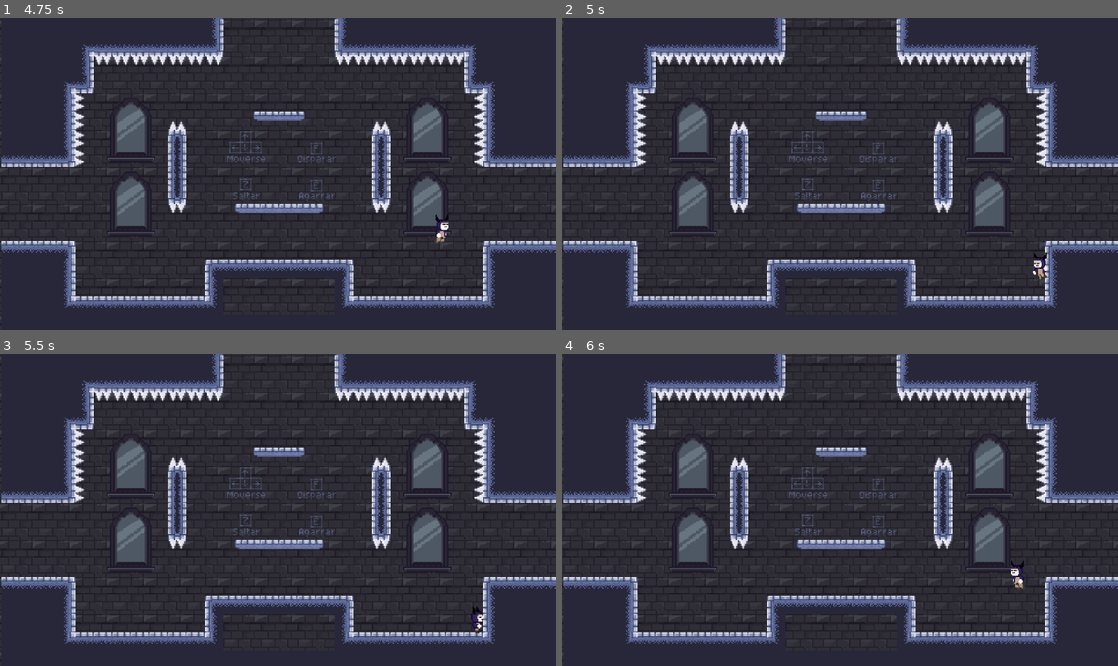
Above: before the commit, frames 1-4 (two rows, left to right).
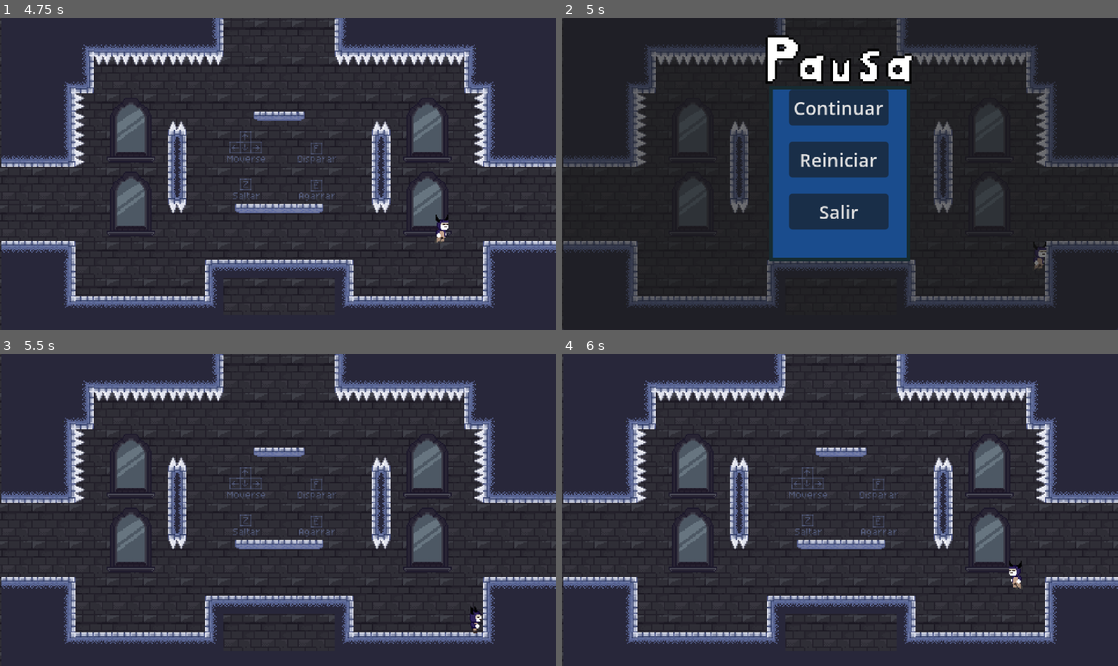
Above: after the commit, the same moments.

Repository: darwin712/RISE-UP
Game: Godot game, scene res://escenas/Menu/menu.tscn
The game is run twice, just before and just after one commit, with the same random seed, the same clock (stepped at 60 frames per second) and the same inputs.
Inputs (mouse positions are in pixels of both pictures, inside the frame that each line leads up to):
- Up to frame 1 (4.75 s): click "JUGAR" at 0.5 s; tap Enter at 1.25 s; hold Down (agacharse) 1.28-2.03 s; hold Right (Mover_derecha) 1.28-2.78 s; tap Z (Saltar) at 1.52, 2.27, 3.77, 4.52 s; tap Down (agacharse) at 2.1, 3.6 s; hold Left (Mover_izquierda) 2.78-3.53 s; hold Down (agacharse) 2.78-3.53 s; hold Right (Mover_derecha) from 3.53 s (still down); hold Down (agacharse) from 4.28 s (still down)
- Up to frame 2 (5 s): keep holding Right (Mover_derecha); keep holding Down (agacharse); tap Escape (ui_cancel) at 4.9 s
- Up to frame 3 (5.5 s): release Right (Mover_derecha) at 5 s; release Down (agacharse) at 5 s; click (278, 444) at 5 s, where only the run after the commit has a clickable "Continuar"
- Up to frame 4 (6 s): tap Space at 5.75 s; hold Left (Mover_izquierda) from 5.78 s (still down); tap Down (agacharse) at 5.85 s

Frame 1 is identical in both runs. In frame 2, 29% of the frame differs, in the area x 0-100%, y 0-97%; in frame 3, 0.1%; in frame 4, 0.1%.

Commit message:
Menu de pausa

Diff:
--- /dev/null
+++ b/escenas/reusos/Pausa.tscn
@@ -0,0 +1,74 @@
+[gd_scene format=3 uid="uid://og4bt3h8yx8u"]
+
+[ext_resource type="Script" uid="uid://x8fjk0m4a1i0" path="res://escenas/reusos/Scripts/pausaScript.gd" id="1_cl53r"]
+[ext_resource type="Texture2D" uid="uid://d7eh4yjentv3" path="res://assets/LetreroPausa.png" id="1_hh2ip"]
+
+[sub_resource type="StyleBoxFlat" id="StyleBoxFlat_4kxuq"]
+bg_color = Color(0.10073569, 0.29882237, 0.5523685, 1)
+border_width_left = 3
+border_width_top = 3
+border_width_right = 3
+border_width_bottom = 3
+border_color = Color(0.08824543, 0.16908234, 0.19103023, 1)
+
+[sub_resource type="StyleBoxFlat" id="StyleBoxFlat_mti6b"]
+bg_color = Color(0.16758549, 0.4073999, 0.6547298, 1)
+
+[node name="Pausa" type="Control" unique_id=2069802197]
+layout_mode = 3
+anchors_preset = 15
+anchor_right = 1.0
+anchor_bottom = 1.0
+grow_horizontal = 2
+grow_vertical = 2
+script = ExtResource("1_cl53r")
+
+[node name="Panel" type="Panel" parent="." unique_id=1684147366]
+layout_mode = 1
+anchors_preset = 15
+anchor_right = 1.0
+anchor_bottom = 1.0
+grow_horizontal = 2
+grow_vertical = 2
+
+[node name="PanelContainer" type="PanelContainer" parent="." unique_id=1007182349]
+layout_mode = 1
+anchors_preset = 8
+anchor_left = 0.5
+anchor_top = 0.5
+anchor_right = 0.5
+anchor_bottom = 0.5
+offset_left = -60.75
+offset_top = -75.75
+offset_right = 60.75
+offset_bottom = 75.75
+grow_horizontal = 2
+grow_vertical = 2
+theme_override_styles/panel = SubResource("StyleBoxFlat_4kxuq")
+
+[node name="VBoxContainer" type="VBoxContainer" parent="PanelContainer" unique_id=1378980906]
+layout_mode = 2
+size_flags_horizontal = 4
+theme_override_constants/separation = 14
+
+[node name="btnContinuar" type="Button" parent="PanelContainer/VBoxContainer" unique_id=178991549]
+layout_mode = 2
+theme_override_constants/h_separation = 10
+theme_override_styles/hover = SubResource("StyleBoxFlat_mti6b")
+text = "Continuar"
+
+[node name="Sprite2D" type="Sprite2D" parent="PanelContainer/VBoxContainer" unique_id=1818949950]
+position = Vector2(49.75, -29.25)
+texture = ExtResource("1_hh2ip")
+
+[node name="btnReiniciar" type="Button" parent="PanelContainer/VBoxContainer" unique_id=1276743943]
+layout_mode = 2
+text = "Reiniciar"
+
+[node name="btnSalir" type="Button" parent="PanelContainer/VBoxContainer" unique_id=1614484752]
+layout_mode = 2
+text = "Salir"
+
+[connection signal="pressed" from="PanelContainer/VBoxContainer/btnContinuar" to="." method="_on_btn_continuar_pressed"]
+[connection signal="pressed" from="PanelContainer/VBoxContainer/btnReiniciar" to="." method="_on_btn_reiniciar_pressed"]
+[connection signal="pressed" from="PanelContainer/VBoxContainer/btnSalir" to="." method="_on_btn_salir_pressed"]
--- /dev/null
+++ b/escenas/reusos/Scripts/pausaScript.gd
@@ -0,0 +1,29 @@
+extends Control
+
+
+func _ready() -> void:
+	visible = false
+	get_tree().paused = false
+	process_mode = Node.PROCESS_MODE_ALWAYS
+
+func pausa():
+	get_tree().paused =!get_tree().paused
+	visible=get_tree().paused
+
+
+func _input(event):
+	if event.is_action_pressed("pausa"):
+		pausa()
+
+func _on_btn_continuar_pressed() -> void:
+	pausa()
+
+func _on_btn_reiniciar_pressed() -> void:
+	get_tree().paused = false
+	get_tree().reload_current_scene()
+
+
+func _on_btn_salir_pressed() -> void:
+	get_tree().paused = false
+	visible = false
+	get_tree().change_scene_to_file("res://escenas/Menu/menu.tscn")
--- a/escenas/reusos/musica_fondo.tscn
+++ b/escenas/reusos/musica_fondo.tscn
@@ -6,3 +6,4 @@
 stream = ExtResource("1_mgmlb")
 volume_db = -17.463
 autoplay = true
+parameters/looping = false
--- /dev/null
+++ b/escenas/reusos/pausa_pantalla.tscn
@@ -0,0 +1,7 @@
+[gd_scene format=3 uid="uid://c5mn66kwdhp1o"]
+
+[ext_resource type="PackedScene" uid="uid://og4bt3h8yx8u" path="res://escenas/reusos/Pausa.tscn" id="1_45po8"]
+
+[node name="PausaPantalla" type="CanvasLayer" unique_id=901839446]
+
+[node name="Pausa" parent="." unique_id=2069802197 instance=ExtResource("1_45po8")]
--- a/project.godot
+++ b/project.godot
@@ -18,6 +18,7 @@
 [autoload]
 
 MusicaFondo="*uid://dvgloulkrt5cp"
+PausaPantalla="*uid://c5mn66kwdhp1o"
 
 [display]
 
@@ -59,6 +60,11 @@
 , Object(InputEventKey,"resource_local_to_scene":false,"resource_name":"","device":-1,"window_id":0,"alt_pressed":false …(183 unchanged characters)…
 ]
 }
+pausa={
+"deadzone": 0.2,
+"events": [Object(InputEventKey,"resource_local_to_scene":false,"resource_name":"","device":-1,"window_id":0,"alt_pressed":false,"shift_pressed":false,"ctrl_pressed":false,"meta_pressed":false,"pressed":false,"keycode":0,"physical_keycode":4194305,"key_label":0,"unicode":0,"location":0,"echo":false,"script":null)
+]
+}
 
 [layer_names]
 
Binary file added: assets/LetreroPausa.png
Not shown, added: assets/LetreroPausa.png.import
Not shown, added: escenas/reusos/Scripts/pausaScript.gd.uid
